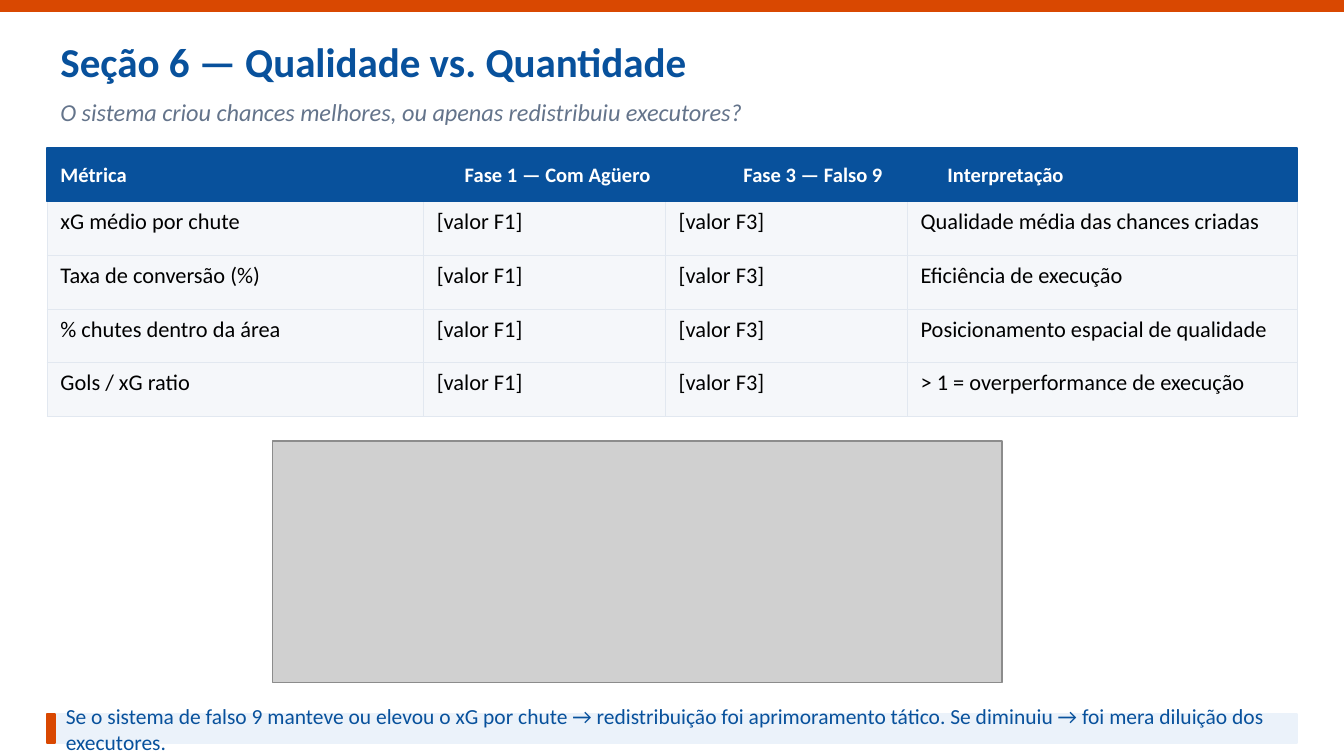
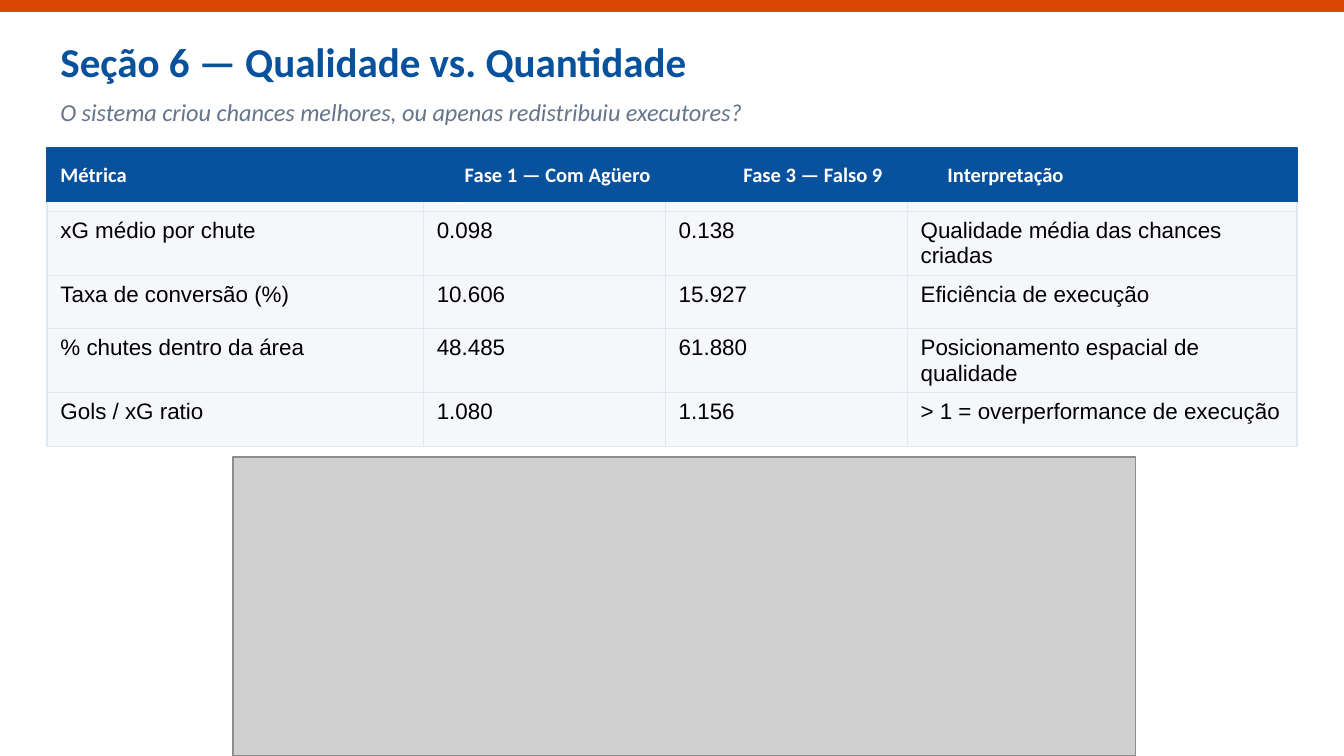
Before and after one commit to carolabdu/futebol-analise, a slide deck: slide 14 of Analise_City_2021.pptx. Drawn at 1344x756 pixels with LibreOffice and Linux fonts; fonts in the diff are those of the drawing; grey boxes stand for pictures. Boxes give left, top, right and bottom in pixels: in the first picture for what was removed or moved away, otherwise in the second. Text is boxed around its words. In the diff, an @@ line names an element or a change of style, - is before the commit and + after.

```diff
--- a/Analise_City_2021.pptx
+++ b/Analise_City_2021.pptx
@@ table at (47, 148, 1297, 589) @@
-row 2, column 2: [valor F1]
+row 2, column 2: 0.098
-row 2, column 3: [valor F3]
+row 2, column 3: 0.138
-row 3, column 2: [valor F1]
+row 3, column 2: 10.606
-row 3, column 3: [valor F3]
+row 3, column 3: 15.927
-row 4, column 2: [valor F1]
+row 4, column 2: 48.485
-row 4, column 3: [valor F3]
+row 4, column 3: 61.880
-row 5, column 2: [valor F1]
+row 5, column 2: 1.080
-row 5, column 3: [valor F3]
+row 5, column 3: 1.156
@@ font Calibri to Arial in "Métrica", "Fase 1 — Com Agüero", "Fase 3 — Falso 9", "Interpretação" and 8 more places @@
@@ borders changed @@
@@ picture: place and size @@
-picture at (273, 441, 1003, 683)
+picture at (234, 457, 1137, 756)
@@ rectangle removed at (47, 714, 1297, 743) @@
@@ rectangle removed at (47, 714, 55, 743) @@
@@ text removed at (66, 709, 1263, 750) @@
-Se o sistema de falso 9 manteve ou elevou o xG por chute → redistribuição foi aprimoramento tático. Se diminuiu → foi mera diluição dos executores.
```
Also in this commit, not shown: 3 other slides changed.
